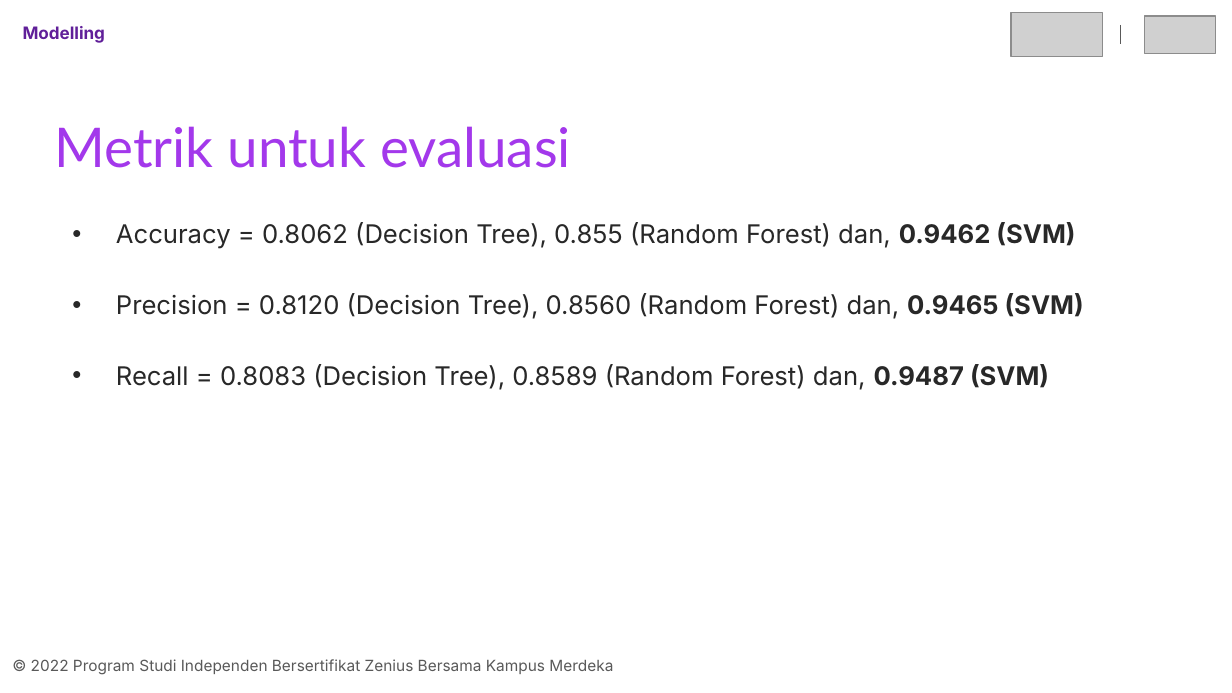
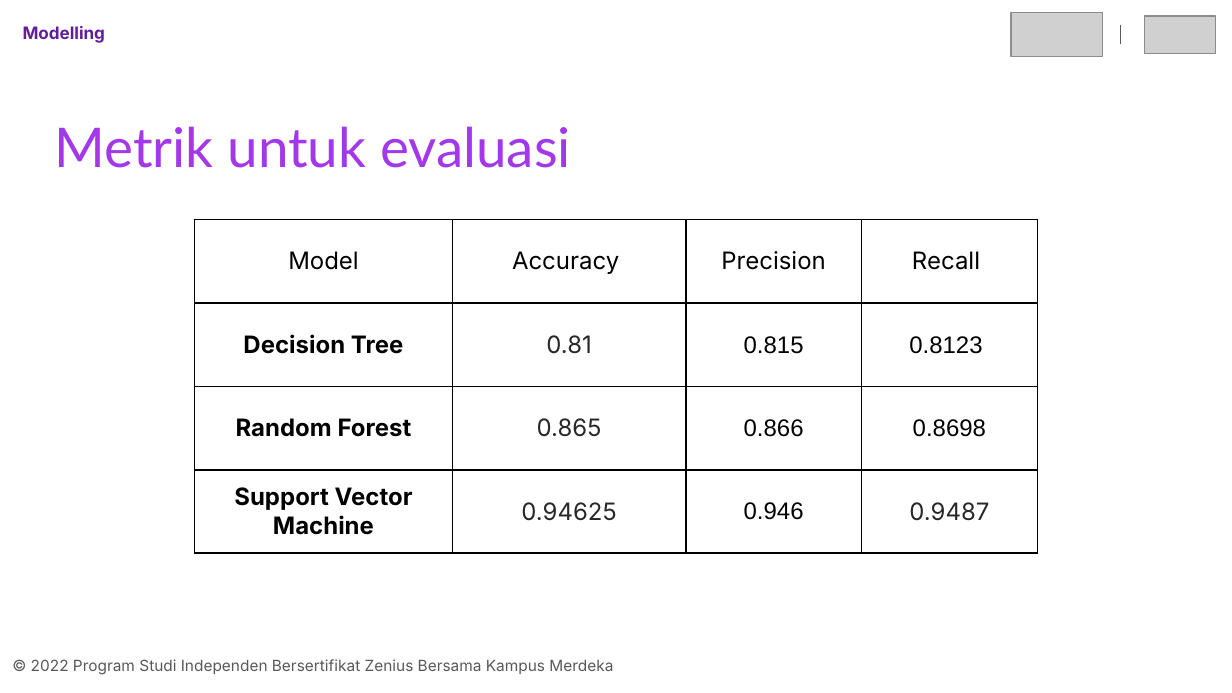
Before and after one commit to refkijorgiprdna/final-project-kelompok-04-erwin, a slide deck: slide 17 of Presentasi-Kelompok-04-Erwin.pptx (slide 14 before the commit). Drawn at 1232x693 pixels with LibreOffice and Linux fonts; fonts in the diff are those of the drawing; grey boxes stand for pictures. Boxes give left, top, right and bottom in pixels: in the first picture for what was removed or moved away, otherwise in the second. Text is boxed around its words. In the diff, an @@ line names an element or a change of style, - is before the commit and + after.

```diff
--- a/Presentasi-Kelompok-04-Erwin.pptx
+++ b/Presentasi-Kelompok-04-Erwin.pptx
@@ text removed at [116, 222, 1084, 390] @@
-• Accuracy = 0.8062 (Decision Tree), 0.855 (Random Forest) dan, 0.9462 (SVM)
-• Precision = 0.8120 (Decision Tree), 0.8560 (Random Forest) dan, 0.9465 (SVM)
-• Recall = 0.8083 (Decision Tree), 0.8589 (Random Forest) dan, 0.9487 (SVM)
@@ table added at [195, 219, 1037, 553], 4 rows, 4 columns @@
+Model | Accuracy | Precision | Recall
+Decision Tree | 0.81 | 0.815 | 0.8123
+Random Forest | 0.865 | 0.866 | 0.8698
+Support Vector Machine | 0.94625 | 0.946 | 0.9487
```
Also in this commit, not shown: 9 other slides changed, 3 slides added, 1 slide removed.
